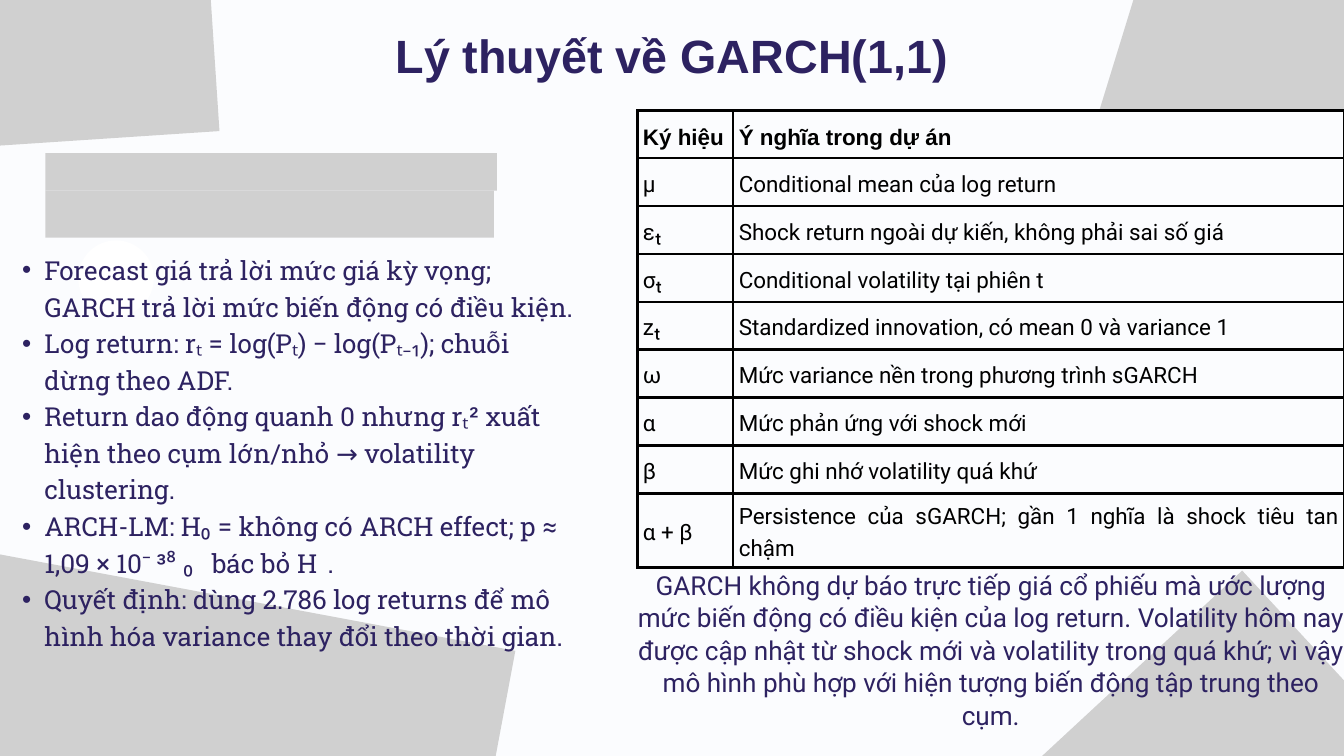
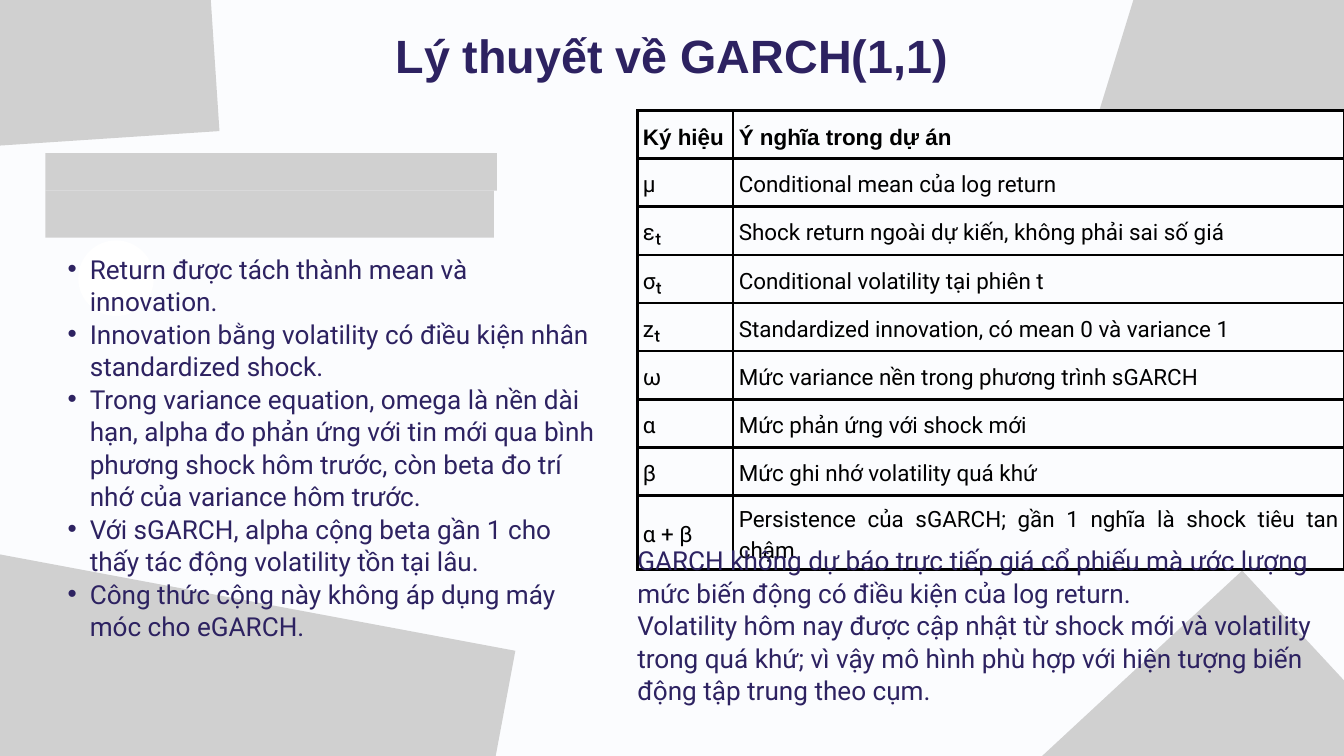
Before and after one commit to ledanghoanganh/fpt-stock-analysis-with-R-programming-language, a slide deck: slide 11 of presentation/bao_cao_demo.pptx. Drawn at 1344x756 pixels with LibreOffice and Linux fonts; fonts in the diff are those of the drawing; grey boxes stand for pictures. Boxes give left, top, right and bottom in pixels: in the first picture for what was removed or moved away, otherwise in the second. Text is boxed around its words. In the diff, an @@ line names an element or a change of style, - is before the commit and + after.

```diff
--- a/presentation/bao_cao_demo.pptx
+++ b/presentation/bao_cao_demo.pptx
@@ table: place and size @@
-table at [637, 110, 1344, 564]
+table at [637, 110, 1344, 568]
@@ text removed at [44, 258, 573, 652] @@
-  • Forecast giá trả lời mức giá kỳ vọng; GARCH trả lời mức biến động có điều kiện.
-  • Log return: rₜ = log(Pₜ) − log(Pₜ₋₁); chuỗi dừng theo ADF.
-  • Return dao động quanh 0 nhưng rₜ² xuất hiện theo cụm lớn/nhỏ → volatility clustering.
-  • ARCH-LM: H₀ = không có ARCH effect; p ≈ 1,09 × 10⁻³⁸ → bác bỏ H₀.
-  • Quyết định: dùng 2.786 log returns để mô hình hóa variance thay đổi theo thời gian.
@@ text added at [90, 259, 594, 637], 28 pt, text #2D2261 @@
+  • Return được tách thành mean và innovation.
+  • Innovation bằng volatility có điều kiện nhân standardized shock.
+  • Trong variance equation, omega là nền dài hạn, alpha đo phản ứng với tin mới qua bình phương shock hôm trước, còn beta đo trí nhớ của variance hôm trước.
+  • Với sGARCH, alpha cộng beta gần 1 cho thấy tác động volatility tồn tại lâu.
+  • Công thức cộng này không áp dụng máy móc cho eGARCH.
@@ text at [637, 546, 1310, 706]: text changed @@
-GARCH không dự báo trực tiếp giá cổ phiếu mà ước lượng mức biến động có điều kiện của log return. Volatility hôm nay được cập nhật từ shock mới và volatility trong quá khứ; vì vậy mô hình phù hợp với hiện tượng biến động tập trung theo cụm.
+GARCH không dự báo trực tiếp giá cổ phiếu mà ước lượng mức biến động có điều kiện của log return.
+Volatility hôm nay được cập nhật từ shock mới và volatility trong quá khứ; vì vậy mô hình phù hợp với hiện tượng biến động tập trung theo cụm.
```
Also in this commit, not shown: 2 other slides changed, 1 slide added, 3 other files.
